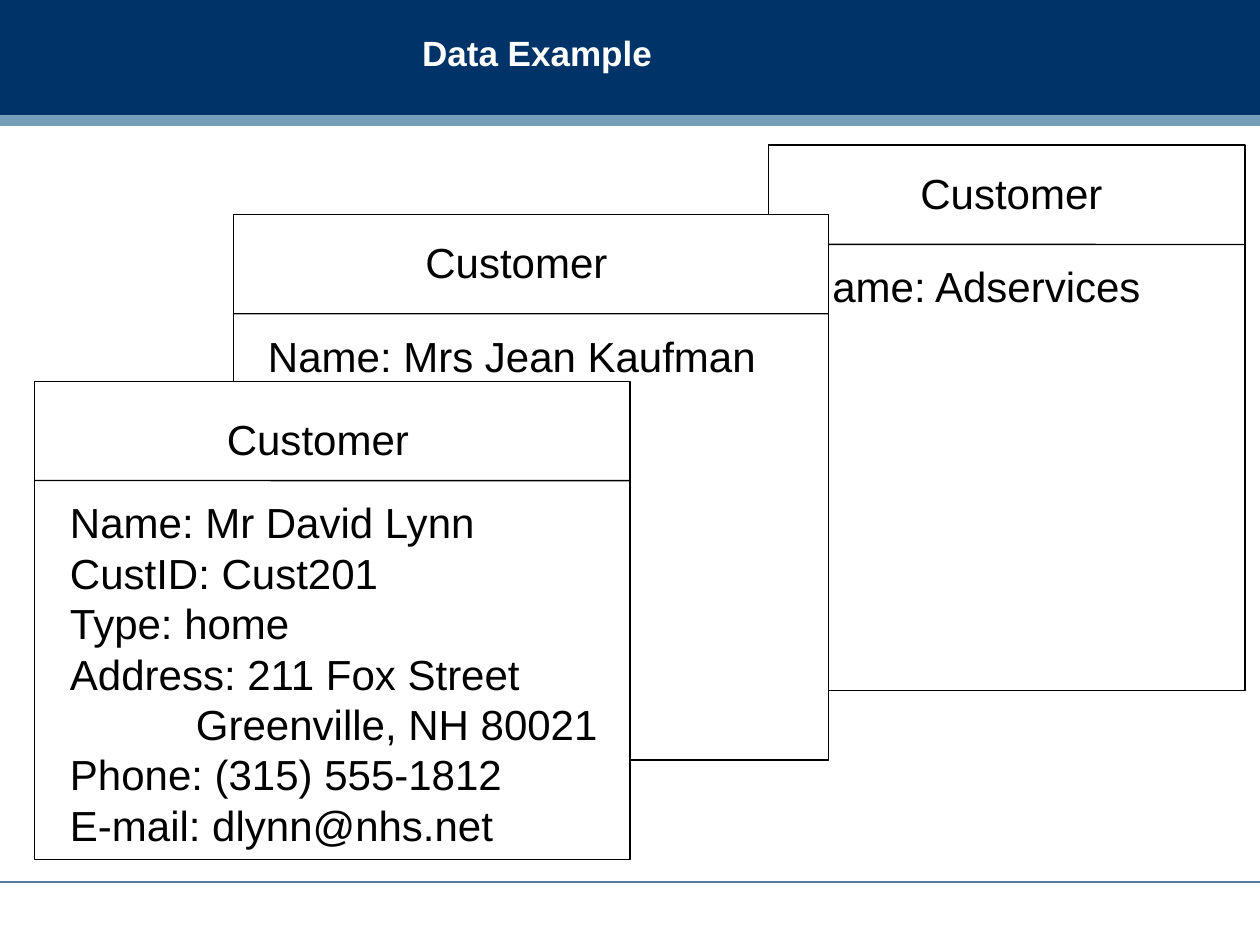
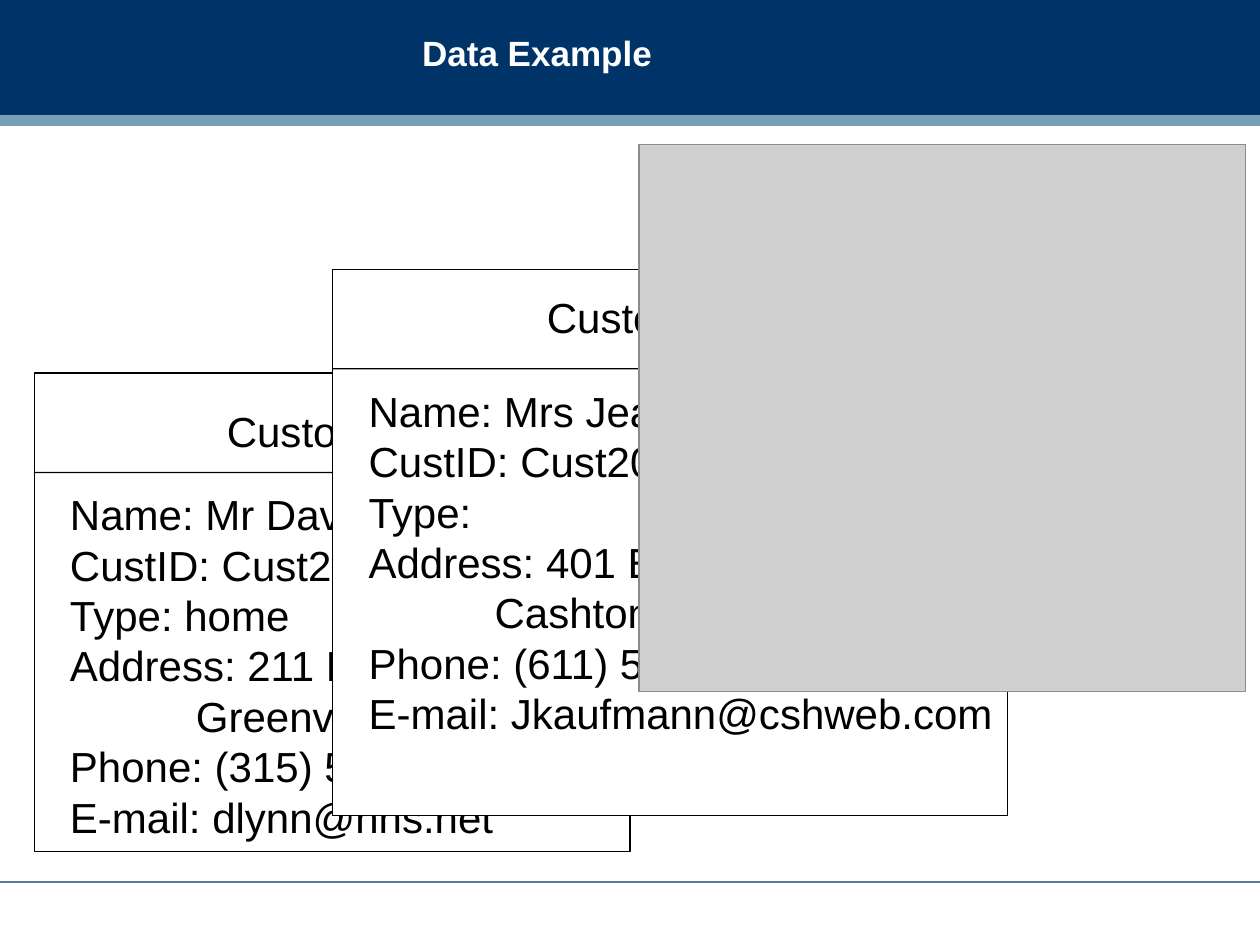
Before and after one commit to dreamind/ix, a slide deck: slide 15 of lectures/representing-data/xml.ppt. Drawn at 1260x945 pixels with LibreOffice and Linux fonts; fonts in the diff are those of the drawing; grey boxes stand for pictures; background and template pictures are left out. Boxes give left, top, right and bottom in pixels: in the first picture for what was removed or moved away, otherwise in the second. Text is boxed around its words. In the diff, an @@ line names an element or a change of style, - is before the commit and + after.

```diff
--- a/lectures/representing-data/xml.ppt
+++ b/lectures/representing-data/xml.ppt
@@ picture added at [639,145,1245,692] @@
@@ rectangle removed at [769,145,1245,690] @@
@@ text removed at [920,179,1102,210] @@
-Customer
@@ line removed from (769, 244) to (1245, 244) @@
@@ text removed at [802,269,1140,311] @@
-Name: Adservices
@@ rectangle: place and size @@
-rectangle at [233,214,828,760]
+rectangle at [333,270,1008,815]
@@ text "Customer" rewrapped from [425,248,607,279] to [547,300,729,342] @@
@@ text removed at [268,341,756,373] @@
-Name: Mrs Jean Kaufman
@@ 1 text, 1 line, 1 rectangle: place and size @@
-1 text, 1 line, 1 rectangle at [34,382,630,861]
+1 text, 1 line, 1 rectangle at [34,373,630,852]
@@ line moved from (233, 314) - (828, 314) to (333, 369) - (1008, 369) @@
@@ text added at [369,393,993,735], 24 pt, text #000000 @@
+Name: Mrs Jean Kaufmann
+CustID: Cust202
+Type:
+Address: 401 East Oak Av,
+Cashton, MI 20401
+Phone: (611) 555-4033
+E-mail: Jkaufmann@cshweb.com
@@ text "Name: Mr David Lynn": place and size @@
-text "Name: Mr David Lynn" at [70,507,598,849]
+text "Name: Mr David Lynn" at [70,497,598,841]
```
Also in this commit, not shown: 7 other slides changed, 1 slide added, 2 other files.
